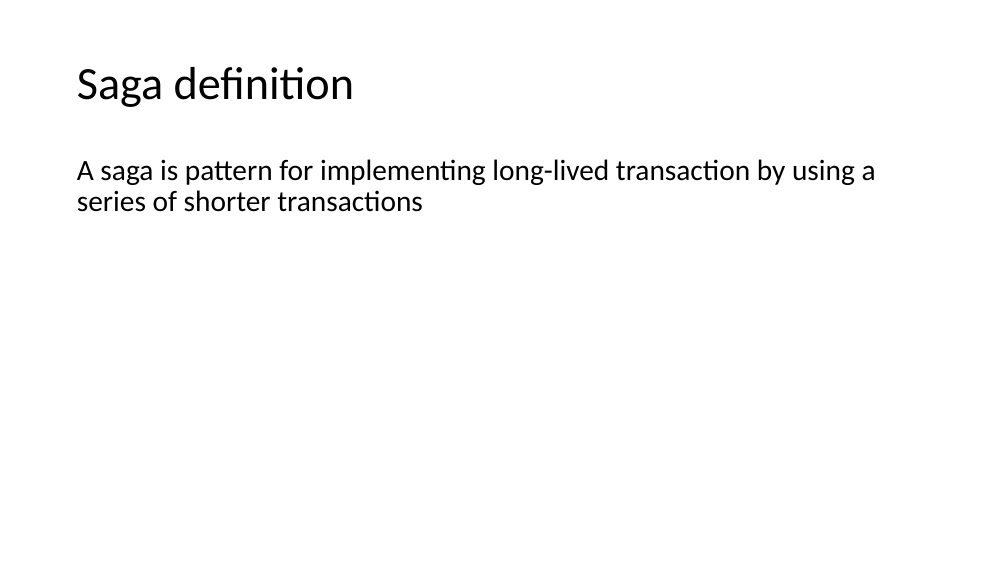
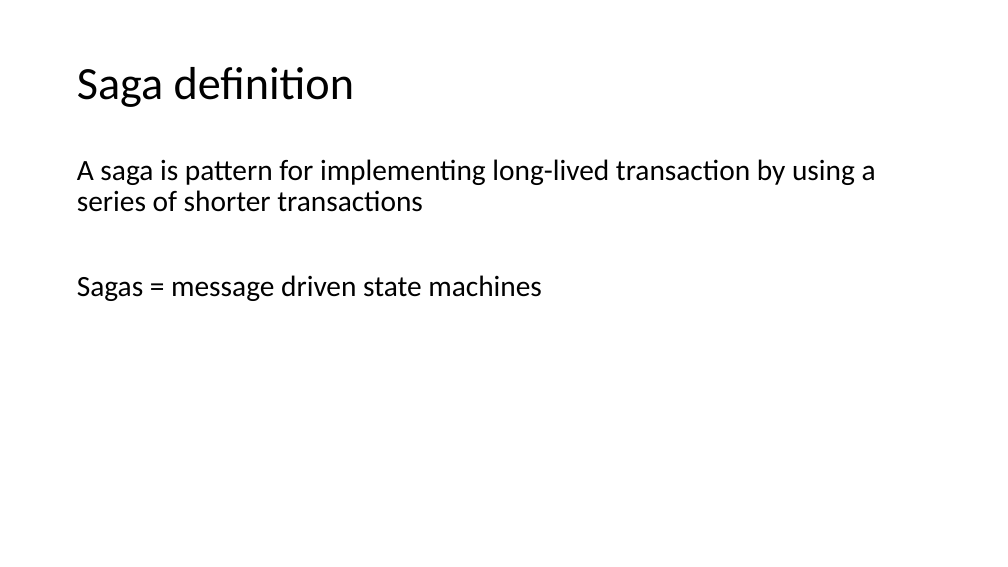
Before and after one commit to Particular/SagaMasterClass, a slide deck: slide 4 of SagaMasterClass.pptx. Drawn at 1008x567 pixels with LibreOffice and Linux fonts; fonts in the diff are those of the drawing. Boxes give left, top, right and bottom in pixels: in the first picture for what was removed or moved away, otherwise in the second. Text is boxed around its words. In the diff, an @@ line names an element or a change of style, - is before the commit and + after.

```diff
--- a/SagaMasterClass.pptx
+++ b/SagaMasterClass.pptx
@@ text at [77, 275, 542, 301]: paragraph added @@
+Sagas = message driven state machines
```
Also in this commit, not shown: 2 other slides changed, 6 slides added, 1 slide removed, 10 other files.
